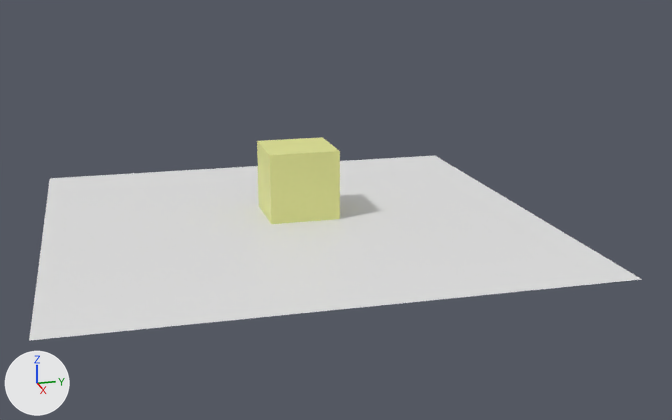
Two versions of the Blender file art/basic.blend, one commit apart.
The view is the same before and after, from a 50 mm camera at (30.3, -6.5, 9.2) aimed at (0.9, 1.3, 0.5). Lighting does not change. The marker at lower left points along +X, +Y and +Z.
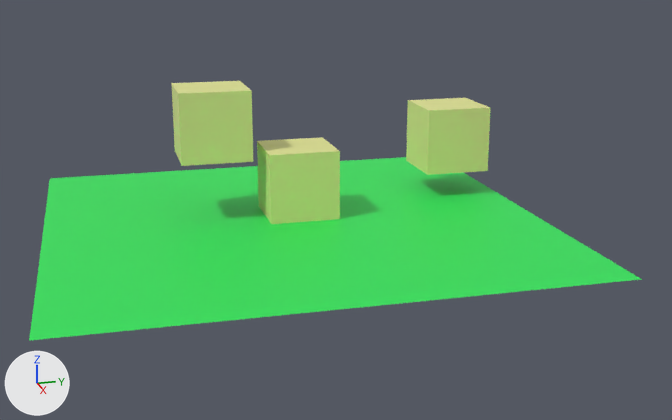
The change, as a diff of the scene's bpy script:
```diff
--- a/art/basic.blend.py
+++ b/art/basic.blend.py
@@ mat_ground @@
+mat_ground = principled_material('Ground')
+mat_ground.base_color = (0.0211, 0.8, 0.101)  # green #28e759
@@ me_plane @@
 me_plane.from_pydata(...)  # 4 vertices, 1 face; spans x -1.0..1.0, y -1.0..1.0, z 0.0
+me_plane.materials.append(mat_ground)  # green #28e759
@@ ob_cube_002 @@
+ob_cube_002 = bpy.data.objects.new('Cube.002', me_cube.copy())  # the mesh of ob_cube
+ob_cube_002.location = (-2.68, 6.64, 2.12)
+ob_cube_002.scale = (1.21, 1.21, 1.21)
@@ ob_cube_001 @@
+ob_cube_001 = bpy.data.objects.new('Cube.001', me_cube.copy())  # the mesh of ob_cube
+ob_cube_001.location = (-1.47, -2.52, 3.29)
+ob_cube_001.scale = (1.21, 1.21, 1.21)
```

Where the change shows, as pixel boxes [x1, y1, x2, y2] in the pictures (672 x 420 px):
'Plane', recoloured (white to green): [29, 155, 641, 340] in both
'Cube.001', added: after [171, 81, 253, 166]
'Cube.002', added: after [406, 98, 491, 175]
